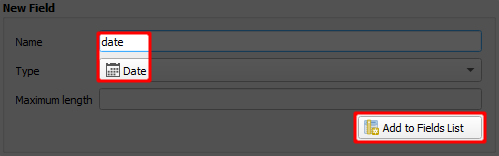
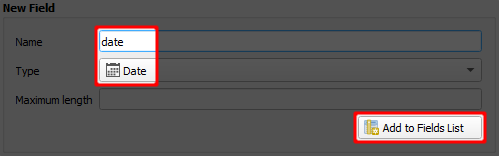
Two versions of the same layered image (w=499, h=156). Layer-by-layer changes:
painted on "Red" over <box>94,25,159,87</box>
painted on "Black" over <box>96,27,157,85</box>
